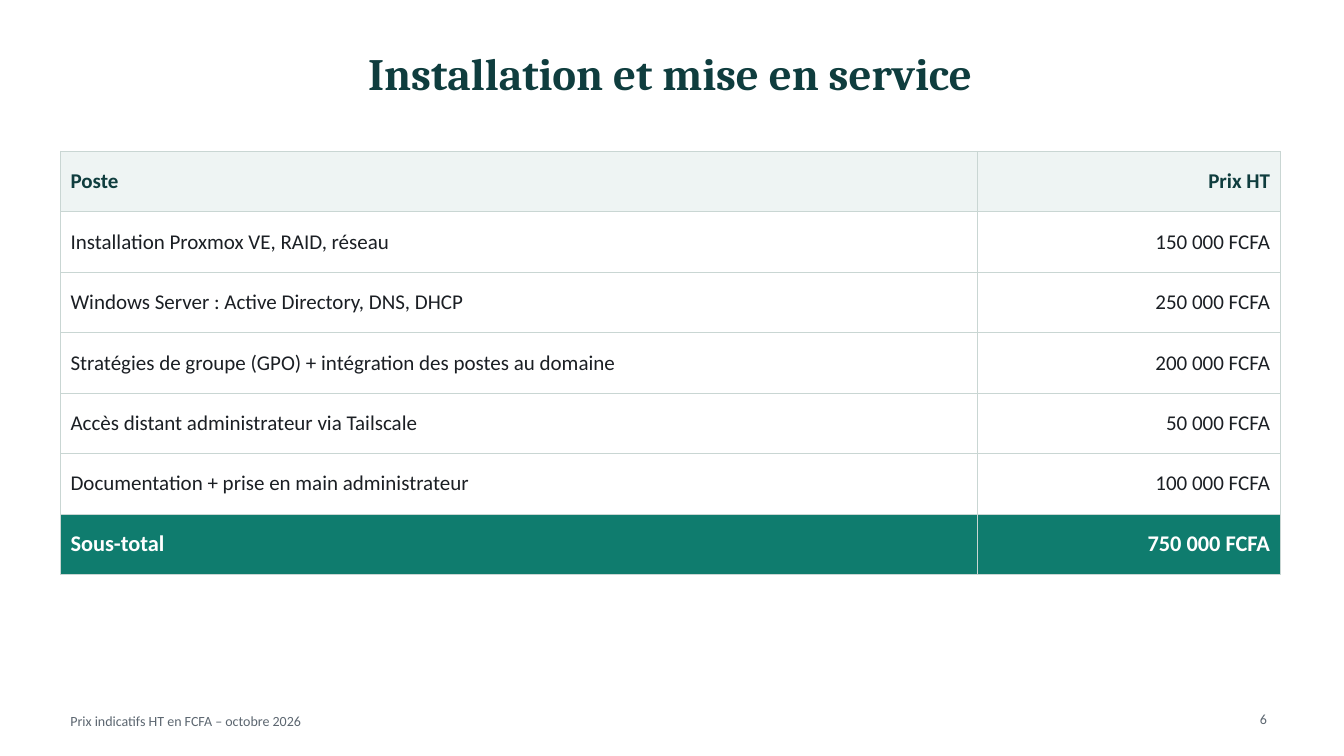
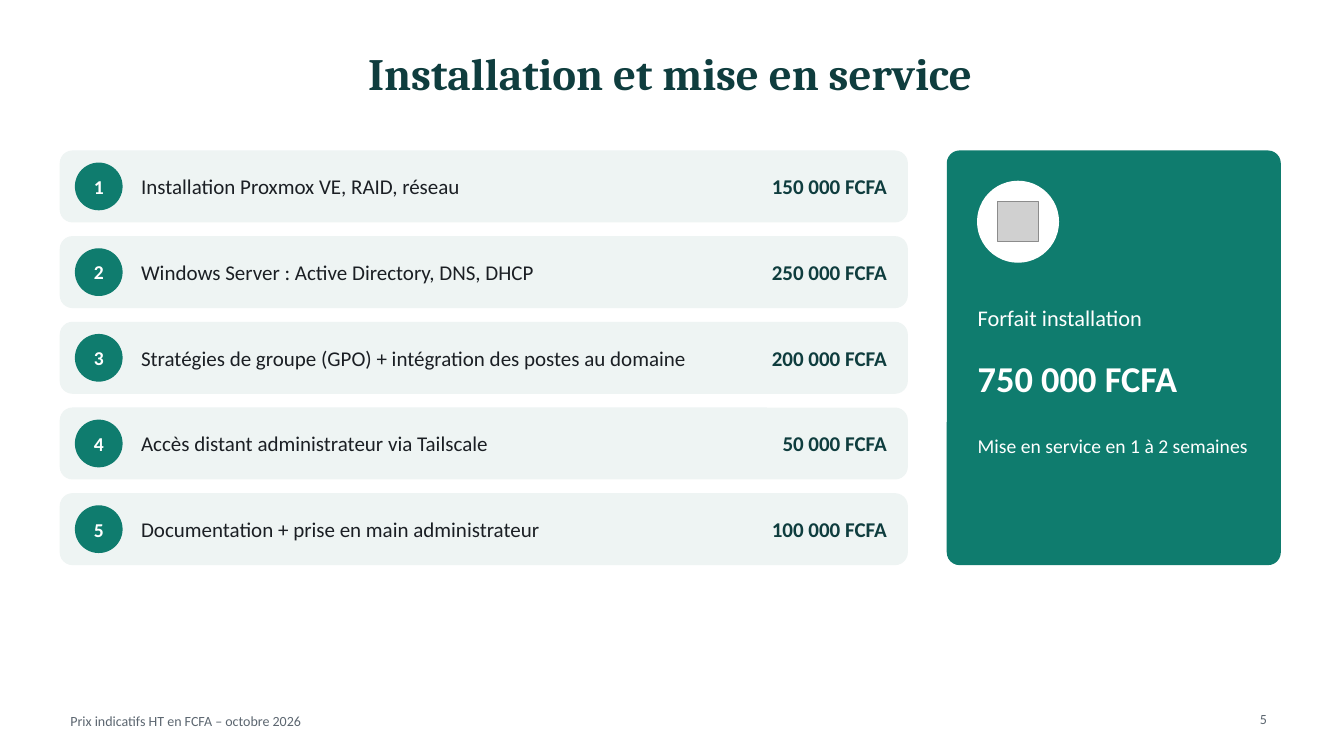
Before and after one commit to meledjearmel/others-documents, a slide deck: slide 5 of proposition-serveur/Proposition_Serveur_Proxmox_WindowsServer.pptx (slide 6 before the commit). Drawn at 1344x756 pixels with LibreOffice and Linux fonts; fonts in the diff are those of the drawing; grey boxes stand for pictures. Boxes give left, top, right and bottom in pixels: in the first picture for what was removed or moved away, otherwise in the second. Text is boxed around its words. In the diff, an @@ line names an element or a change of style, - is before the commit and + after.

```diff
--- a/proposition-serveur/Proposition_Serveur_Proxmox_WindowsServer.pptx
+++ b/proposition-serveur/Proposition_Serveur_Proxmox_WindowsServer.pptx
@@ table removed at [60, 151, 1280, 555], 7 rows, 2 columns @@
-Poste | Prix HT
-Installation Proxmox VE, RAID, réseau | 150 000 FCFA
-Windows Server : Active Directory, DNS, DHCP | 250 000 FCFA
-Stratégies de groupe (GPO) + intégration des postes au domaine | 200 000 FCFA
-Accès distant administrateur via Tailscale | 50 000 FCFA
-Documentation + prise en main administrateur | 100 000 FCFA
-Sous-total | 750 000 FCFA
@@ rounded rectangle added at [60, 151, 907, 222], fill #EEF4F3, outline #EEF4F3 1 pt @@
@@ ellipse added at [76, 163, 122, 210], fill #0F7C6E, outline #0F7C6E 1 pt @@
@@ text added at [141, 179, 459, 197], 15 pt, text #1B1F24 @@
+Installation Proxmox VE, RAID, réseau
@@ rounded rectangle added at [948, 151, 1280, 565], fill #0F7C6E, outline #0F7C6E 1 pt @@
@@ text added at [94, 181, 104, 194], 14 pt, text #FFFFFF, bold @@
+1
@@ text added at [772, 180, 887, 194], 15 pt, text #0F3D3E, bold @@
+150 000 FCFA
@@ ellipse added at [978, 181, 1059, 262], fill #FFFFFF, outline #FFFFFF 1 pt @@
@@ picture added at [998, 202, 1038, 242] @@
@@ rounded rectangle added at [60, 237, 907, 308], fill #EEF4F3, outline #EEF4F3 1 pt @@
@@ ellipse added at [76, 249, 122, 295], fill #0F7C6E, outline #0F7C6E 1 pt @@
@@ text added at [94, 266, 104, 279], 14 pt, text #FFFFFF, bold @@
+2
@@ text added at [141, 265, 533, 284], 15 pt, text #1B1F24 @@
+Windows Server : Active Directory, DNS, DHCP
@@ text added at [772, 266, 887, 280], 15 pt, text #0F3D3E, bold @@
+250 000 FCFA
@@ rounded rectangle added at [60, 323, 907, 393], fill #EEF4F3, outline #EEF4F3 1 pt @@
@@ text added at [978, 310, 1142, 326], 16 pt, text #FFFFFF @@
+Forfait installation
@@ ellipse added at [76, 335, 122, 381], fill #0F7C6E, outline #0F7C6E 1 pt @@
@@ text added at [94, 352, 104, 365], 14 pt, text #FFFFFF, bold @@
+3
@@ text added at [141, 351, 685, 370], 15 pt, text #1B1F24 @@
+Stratégies de groupe (GPO) + intégration des postes au domaine
@@ text added at [772, 352, 887, 366], 15 pt, text #0F3D3E, bold @@
+200 000 FCFA
@@ text added at [978, 368, 1177, 393], 26 pt, text #FFFFFF, bold @@
+750 000 FCFA
@@ rounded rectangle added at [60, 408, 907, 479], fill #EEF4F3, outline #EEF4F3 1 pt @@
@@ ellipse added at [76, 420, 122, 467], fill #0F7C6E, outline #0F7C6E 1 pt @@
@@ text added at [94, 438, 104, 451], 14 pt, text #FFFFFF, bold @@
+4
@@ text added at [141, 436, 487, 451], 15 pt, text #1B1F24 @@
+Accès distant administrateur via Tailscale
@@ text added at [783, 437, 887, 451], 15 pt, text #0F3D3E, bold @@
+50 000 FCFA
@@ text added at [978, 439, 1248, 453], 14 pt, text #FFFFFF @@
+Mise en service en 1 à 2 semaines
@@ rounded rectangle added at [60, 494, 907, 565], fill #EEF4F3, outline #EEF4F3 1 pt @@
@@ ellipse added at [76, 506, 122, 553], fill #0F7C6E, outline #0F7C6E 1 pt @@
@@ text added at [94, 524, 104, 537], 14 pt, text #FFFFFF, bold @@
+5
@@ text added at [141, 522, 539, 541], 15 pt, text #1B1F24 @@
+Documentation + prise en main administrateur
@@ text added at [772, 523, 887, 537], 15 pt, text #0F3D3E, bold @@
+100 000 FCFA
@@ page number at [1260, 715, 1267, 724]: text changed @@
-6
+5
```
Also in this commit, not shown: 7 other slides changed, 1 slide added, 2 slides removed, 1 other file.
